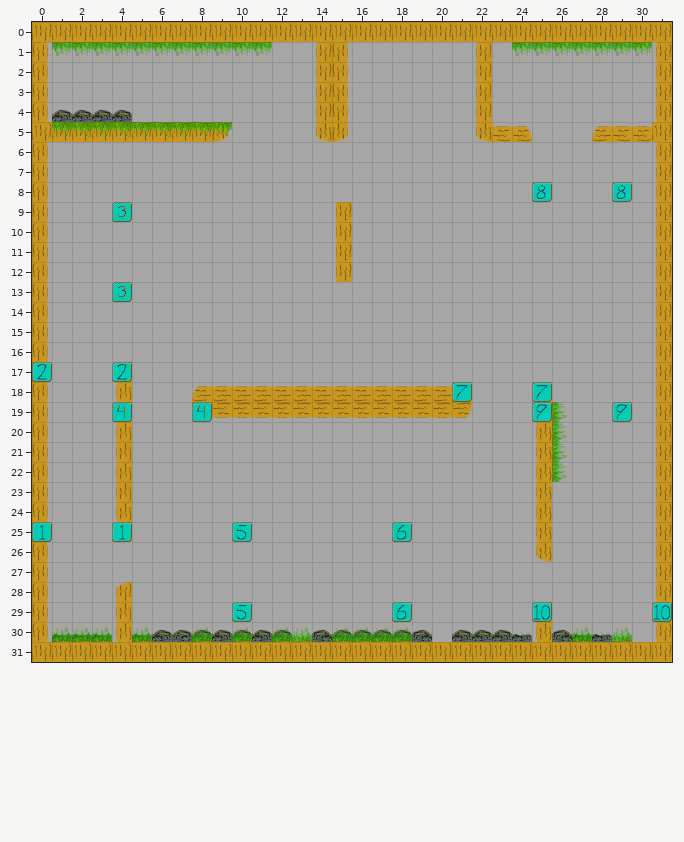
An edit to a level. Tiled map, Gravitaion-android/assets/data/maps/level_1.tmx. That is the earlier state.
Cells are 32x32 px. Shown: x 0..31, y 0..31.
After:
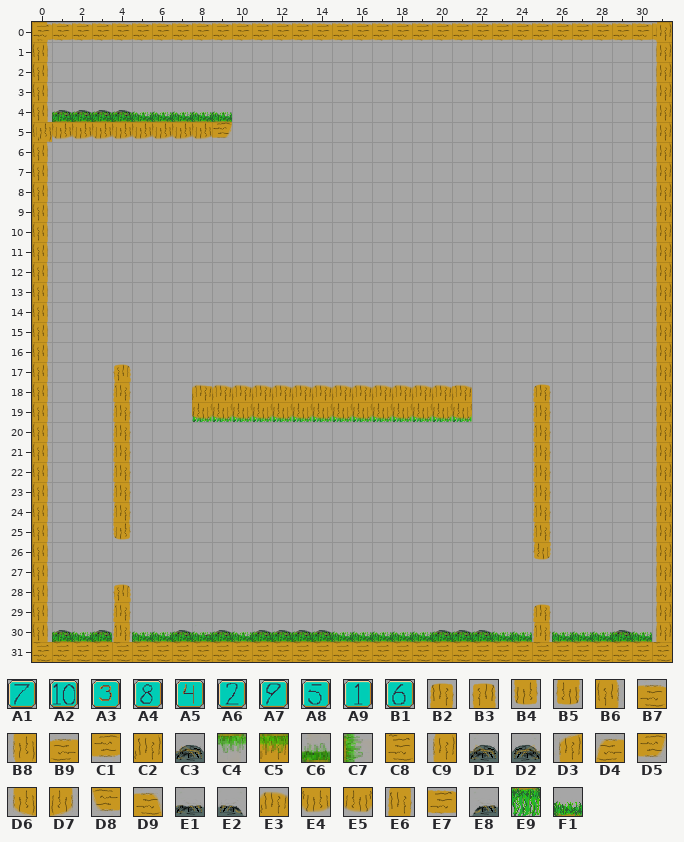
Key: from "stations": A1 0, A2 1, A3 2, A4 3, A5 4, A6 5, A7 6, A8 7, A9 8, B1 9; from "tileset": B2 16, B3 16 flipped left-right, B4 16 flipped up-down, B5 16 turned 180, B6 21, B7 21 flipped on the other diagonal, B8 21 turned 180, B9 21 turned 270, C1 21 turned 90, C2 32, C3 33, C4 43, C5 43 flipped left-right, C6 43 turned 180, C7 43 turned 270, C8 50 turned 90, C9 54, D1 65, D2 65 flipped left-right, D3 76, D4 76 flipped on the diagonal, D5 76 flipped on the other diagonal, D6 76 flipped up-down, D7 76 turned 180, D8 76 turned 270, D9 76 turned 90, E1 87, E2 109 flipped left-right, E3 186, E4 186 flipped up-down, E5 186 turned 180, E6 202, E7 202 turned 90, E8 203, E9 218, F1 219 turned 180.
__ is an empty cell.
Tiles replaced or removed in this view: A1, A2, A3, A4, A5, A6, A7, A8, A9, B1, B6, B7, B8, B9, C1, C2, C4, C5, C6, C7, C9, D1, D2, D3, D4, D5, D6, D7, D8, D9, E1, E2.
See-through tiles are keyed as they look on the map.
Changes in this commit:
Changed rows in their new state; .. is an unchanged cell.
Layer "Background":
first column x 0:
 0 B6 E7 E7 E7 E7 E7 E7 E7 E7 E7 E7 E7 E7 E7 E7 E7 E7 E7 E7 E7 E7 E7 E7 E7 E7 E7 E7 E7 E7 E7 E7 E7
 1 .. .. .. .. .. .. .. .. .. .. .. .. .. .. __ __ .. .. .. .. .. .. __ .. .. .. .. .. .. .. .. ..
 2 .. .. .. .. .. .. .. .. .. .. .. .. .. .. __ __ .. .. .. .. .. .. __ .. .. .. .. .. .. .. .. ..
 3 .. .. .. .. .. .. .. .. .. .. .. .. .. .. __ __ .. .. .. .. .. .. __ .. .. .. .. .. .. .. .. ..
 4 .. C3 C3 C3 C3 F1 F1 F1 F1 F1 .. .. .. .. __ __ .. .. .. .. .. .. __ .. .. .. .. .. .. .. .. ..
 5 B6 E4 E4 E4 E4 E4 E4 E4 E4 D5 .. .. .. .. __ __ .. .. .. .. .. .. __ __ __ .. .. .. __ __ __ C9
first column x 15:
 9 __
10 __
11 __
12 __
first column x 0:
17 .. .. .. .. B3 .. .. .. .. .. .. .. .. .. .. .. .. .. .. .. .. .. .. .. .. .. .. .. .. .. .. ..
18 .. .. .. .. E6 .. .. .. .. __ __ __ __ __ __ __ __ __ __ __ __ .. .. .. .. B2 .. .. .. .. .. ..
19 .. .. .. .. E6 .. .. .. E9 E9 E9 E9 E9 E9 E9 E9 E9 E9 E9 E9 E9 E9 .. .. .. E6 .. .. .. .. .. ..
20 .. .. .. .. E6 .. .. .. .. .. .. .. .. .. .. .. .. .. .. .. .. .. .. .. .. E6 .. .. .. .. .. ..
21 .. .. .. .. E6 .. .. .. .. .. .. .. .. .. .. .. .. .. .. .. .. .. .. .. .. E6 .. .. .. .. .. ..
22 .. .. .. .. E6 .. .. .. .. .. .. .. .. .. .. .. .. .. .. .. .. .. .. .. .. E6 .. .. .. .. .. ..
23 .. .. .. .. E6 .. .. .. .. .. .. .. .. .. .. .. .. .. .. .. .. .. .. .. .. E6 .. .. .. .. .. ..
24 .. .. .. .. E6 .. .. .. .. .. .. .. .. .. .. .. .. .. .. .. .. .. .. .. .. E6 .. .. .. .. .. ..
25 .. .. .. .. B4 .. .. .. .. .. .. .. .. .. .. .. .. .. .. .. .. .. .. .. .. E6 .. .. .. .. .. ..
26 .. .. .. .. .. .. .. .. .. .. .. .. .. .. .. .. .. .. .. .. .. .. .. .. .. B5 .. .. .. .. .. ..
28 .. .. .. .. B3 .. .. .. .. .. .. .. .. .. .. .. .. .. .. .. .. .. .. .. .. .. .. .. .. .. .. ..
29 .. .. .. .. E6 .. .. .. .. .. .. .. .. .. .. .. .. .. .. .. .. .. .. .. .. B2 .. .. .. .. .. ..
30 .. C3 __ C3 E6 __ __ C3 E8 C3 __ C3 C3 C3 C3 __ __ __ __ .. C3 C3 C3 __ __ E6 __ __ .. C3 .. ..
31 C8 C8 C8 C8 C8 C8 C8 C8 C8 C8 C8 C8 C8 C8 C8 C8 C8 C8 C8 C8 C8 C8 C8 C8 C8 C8 C8 C8 C8 C8 C8 C8
Layer "Foreground":
first column x 0:
 0 E7 .. .. .. .. .. .. .. .. .. .. .. .. .. .. .. .. .. .. .. .. .. .. .. .. .. .. .. .. .. .. C9
 1 .. __ __ __ __ __ __ __ __ __ __ __ .. .. .. .. .. .. .. .. .. .. .. .. __ __ __ __ __ __ __ ..
 4 .. F1 F1 F1 F1 .. .. .. .. .. .. .. .. .. .. .. .. .. .. .. .. .. .. .. .. .. .. .. .. .. .. ..
 5 D6 __ __ __ __ __ __ __ __ __ .. .. .. .. .. .. .. .. .. .. .. .. .. .. .. .. .. .. .. .. .. ..
first column x 15:
 9 __
10 __
11 __
12 __
first column x 8:
18 E3 E3 E3 E3 E3 E3 E3 E3 E3 E3 E3 E3 E3 E3 .. .. .. .. ..
19 E5 E5 E5 E5 E5 E5 E5 E5 E5 E5 E5 E5 E5 E5 .. .. .. .. __
20 .. .. .. .. .. .. .. .. .. .. .. .. .. .. .. .. .. .. __
21 .. .. .. .. .. .. .. .. .. .. .. .. .. .. .. .. .. .. __
22 .. .. .. .. .. .. .. .. .. .. .. .. .. .. .. .. .. .. __
first column x 1:
30 F1 F1 F1 .. F1 F1 F1 F1 F1 F1 F1 F1 F1 F1 F1 F1 F1 F1 F1 F1 F1 F1 F1 F1 .. F1 F1 F1 F1 F1 ..
31 .. .. .. .. .. .. .. .. .. .. .. .. .. .. .. .. .. .. .. .. .. .. .. .. .. .. .. .. .. .. B7
Layer "passages" (now hidden):
first column x 4:
 8 .. .. .. .. .. .. .. .. .. .. .. .. .. .. .. .. .. .. .. .. .. __ .. .. .. __
 9 __ .. .. .. .. .. .. .. .. .. .. .. .. .. .. .. .. .. .. .. .. .. .. .. .. ..
first column x 4:
13 __
first column x 0:
17 __ .. .. .. __ .. .. .. .. .. .. .. .. .. .. .. .. .. .. .. .. .. .. .. .. .. .. .. .. ..
18 .. .. .. .. .. .. .. .. .. .. .. .. .. .. .. .. .. .. .. .. .. __ .. .. .. __ .. .. .. ..
19 .. .. .. .. __ .. .. .. __ .. .. .. .. .. .. .. .. .. .. .. .. .. .. .. .. __ .. .. .. __
first column x 0:
25 __ .. .. .. __ .. .. .. .. .. __ .. .. .. .. .. .. .. __
first column x 10:
29 __ .. .. .. .. .. .. .. __ .. .. .. .. .. .. __ .. .. .. .. .. __
